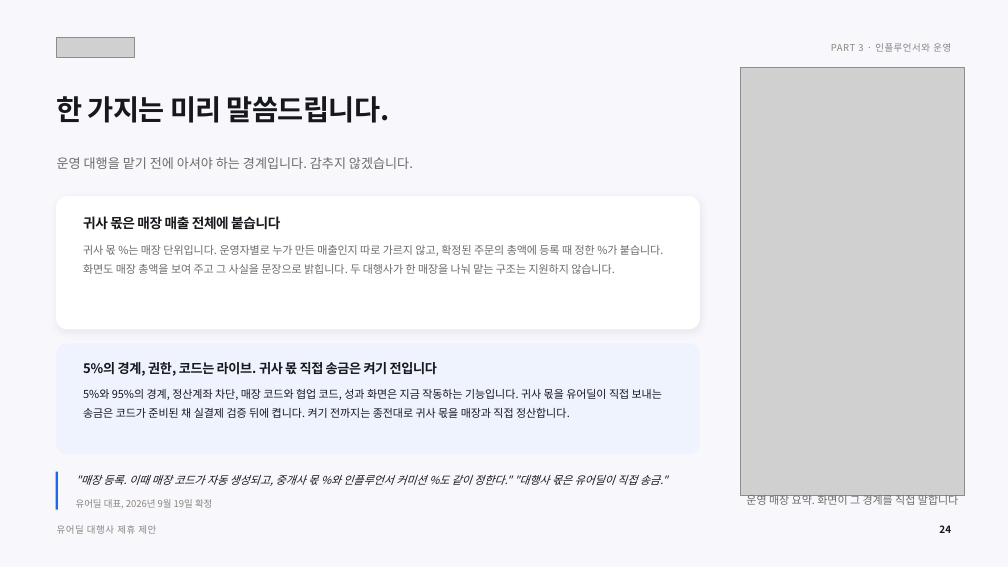
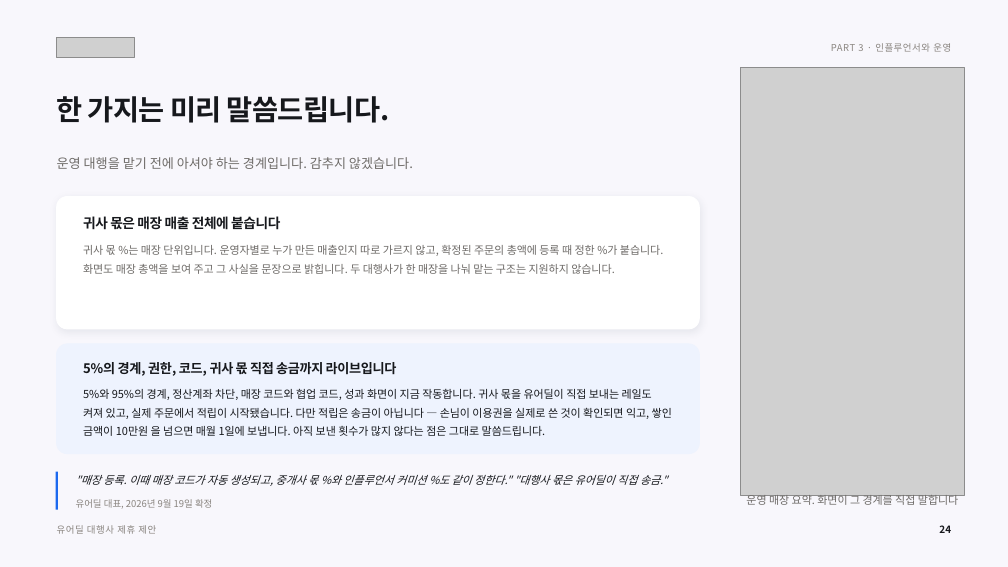
Before and after one commit to tobe2111/ur-live, a slide deck: slide 25 of docs/business/proposals/urdeal-agency-proposal.pptx. Drawn at 1008x567 pixels with LibreOffice and Linux fonts; fonts in the diff are those of the drawing; grey boxes stand for pictures. Boxes give left, top, right and bottom in pixels: in the first picture for what was removed or moved away, otherwise in the second. Text is boxed around its words. In the diff, an @@ line names an element or a change of style, - is before the commit and + after.

```diff
--- a/docs/business/proposals/urdeal-agency-proposal.pptx
+++ b/docs/business/proposals/urdeal-agency-proposal.pptx
@@ text at (x1=83, y1=362, x2=397, y2=376): text changed @@
-5%의 경계, 권한, 코드는 라이브. 귀사 몫 직접 송금은 켜기 전입니다
+5%의 경계, 권한, 코드, 귀사 몫 직접 송금까지 라이브입니다
@@ text at (x1=83, y1=389, x2=672, y2=436): text changed @@
-5%와 95%의 경계, 정산계좌 차단, 매장 코드와 협업 코드, 성과 화면은 지금 작동하는 기능입니다. 귀사 몫을 유어딜이 직접 보내는 송금은 코드가 준비된 채 실결제 검증 뒤에 켭니다. 켜기 전까지는 종전대로 귀사 몫을 매장과 직접 정산합니다.
+5%와 95%의 경계, 정산계좌 차단, 매장 코드와 협업 코드, 성과 화면이 지금 작동합니다. 귀사 몫을 유어딜이 직접 보내는 레일도 켜져 있고, 실제 주문에서 적립이 시작됐습니다. 다만 적립은 송금이 아닙니다 — 손님이 이용권을 실제로 쓴 것이 확인되면 익고, 쌓인 금액이 10만원 을 넘으면 매월 1일에 보냅니다. 아직 보낸 횟수가 많지 않다는 점은 그대로 말씀드립니다.
```
Also in this commit, not shown: 2 other slides changed, 17 other files.
